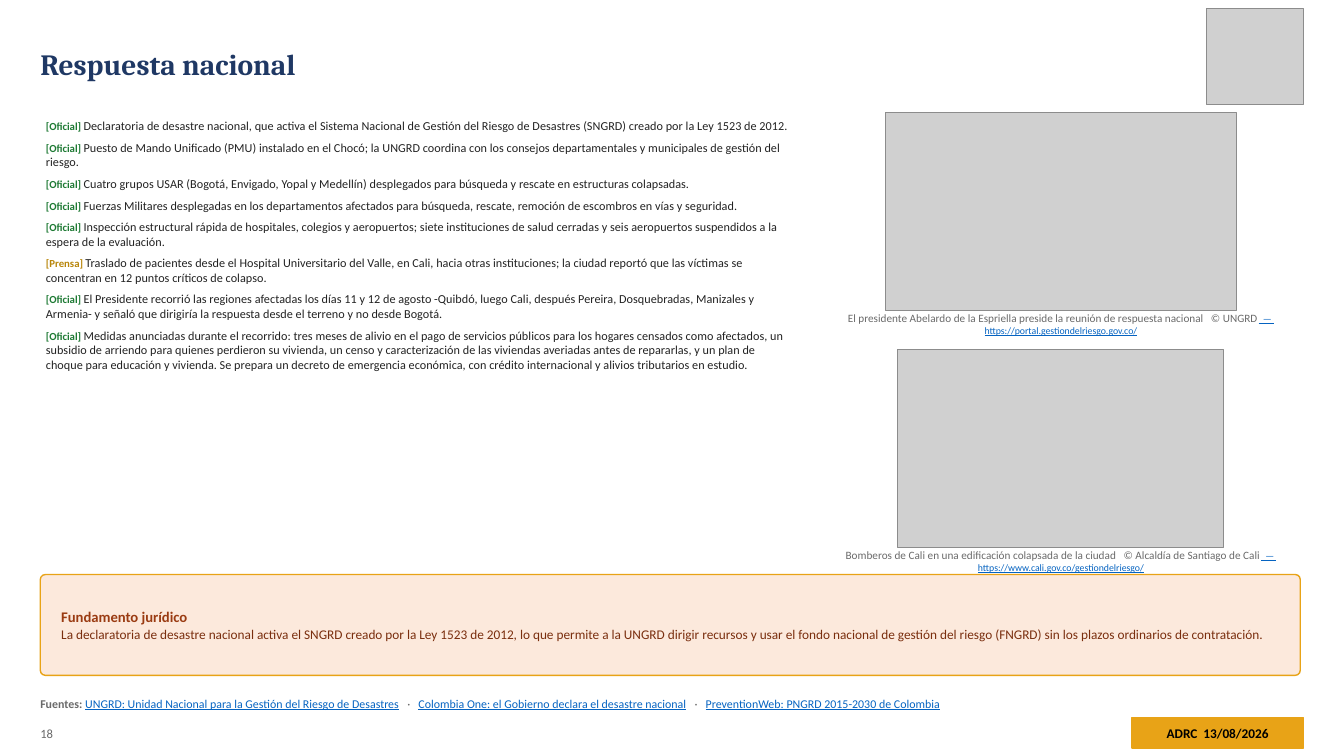
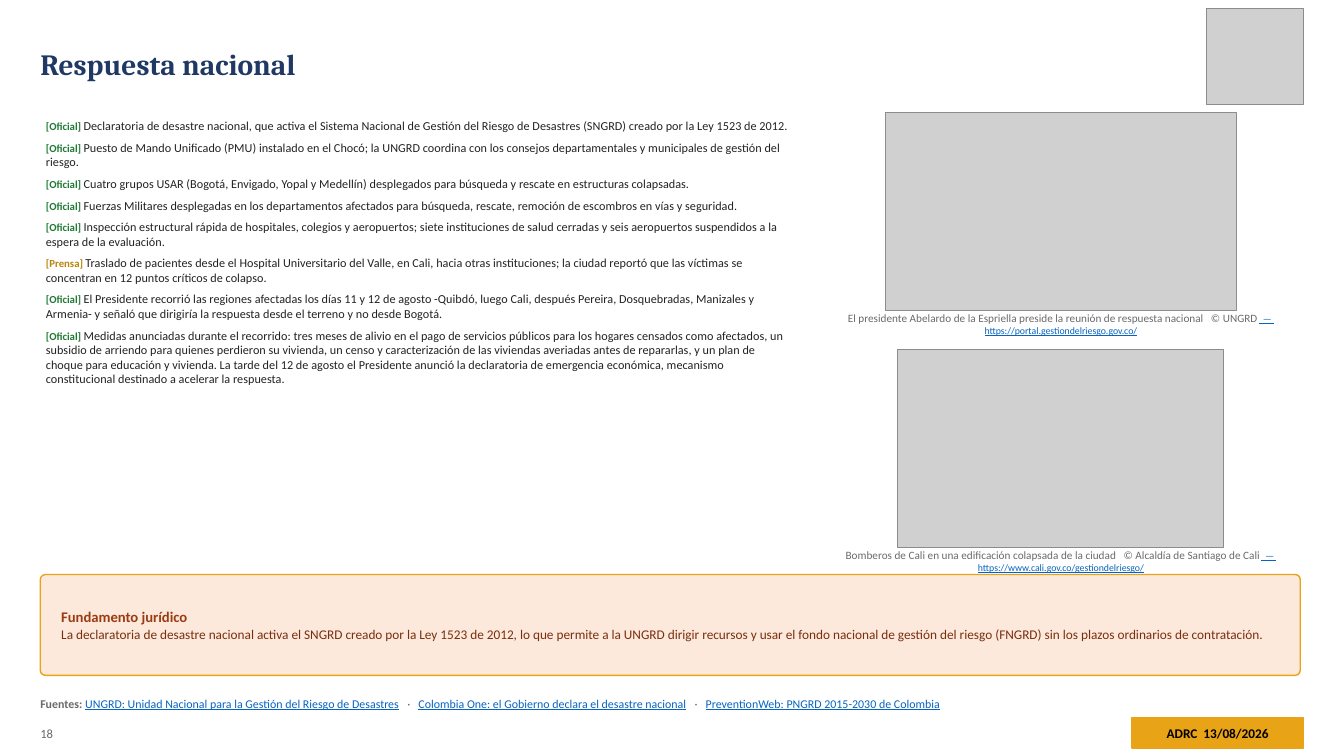
Before and after one commit to kochobi-max/whatsmap, a slide deck: slide 18 of reports/colombia_eq_20260810/output/ADRC_EQ_COL_Choco_20260810_ES.pptx. Drawn at 1344x756 pixels with LibreOffice and Linux fonts; fonts in the diff are those of the drawing; grey boxes stand for pictures. Boxes give left, top, right and bottom in pixels: in the first picture for what was removed or moved away, otherwise in the second. Text is boxed around its words. In the diff, an @@ line names an element or a change of style, - is before the commit and + after.

```diff
--- a/reports/colombia_eq_20260810/output/ADRC_EQ_COL_Choco_20260810_ES.pptx
+++ b/reports/colombia_eq_20260810/output/ADRC_EQ_COL_Choco_20260810_ES.pptx
@@ text at [46,331,783,385]: text changed @@
-• [Oficial] Medidas anunciadas durante el recorrido: tres meses de alivio en el pago de servicios públicos para los hogares censados como afectados, un subsidio de arriendo para quienes perdieron su vivienda, un censo y caracterización de las viviendas averiadas antes de repararlas, y un plan de choque para educación y vivienda. Se prepara un decreto de emergencia económica, con crédito internacional y alivios tributarios en estudio.
+• [Oficial] Medidas anunciadas durante el recorrido: tres meses de alivio en el pago de servicios públicos para los hogares censados como afectados, un subsidio de arriendo para quienes perdieron su vivienda, un censo y caracterización de las viviendas averiadas antes de repararlas, y un plan de choque para educación y vivienda. La tarde del 12 de agosto el Presidente anunció la declaratoria de emergencia económica, mecanismo constitucional destinado a acelerar la respuesta.
```
Also in this commit, not shown: 12 other slides changed, 7 other files.
